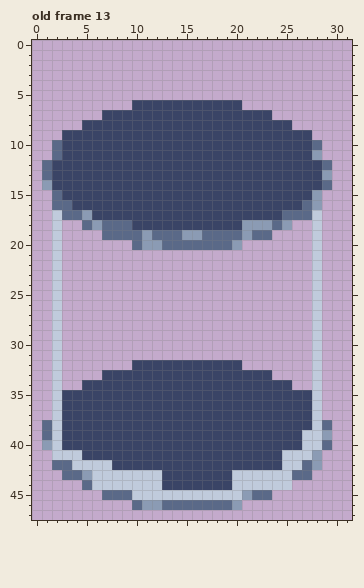
Pixel-art file, stored at Assets/Textures/Aseprite Filer/TestTube_Animations.aseprite. Above is the file before it was changed.
48x48 pixels, 13 frames. Shown: old frame 13. The old version is drawn lined up with the new one, on the new canvas.
And afterwards:
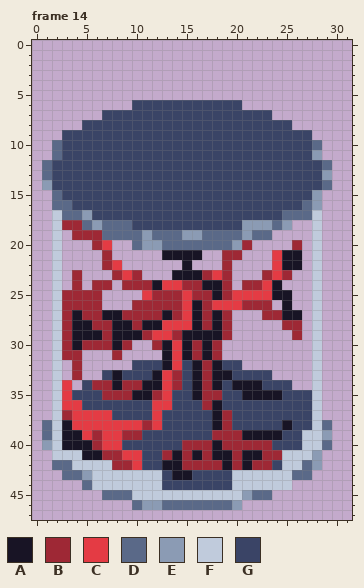
Palette (. is transparent): A #181425  B #9e2835  C #e43b44  D #5a6988  E #8b9bb4  F #c0cbdc  G #3a4466
Difference:
canvas 48x48 -> 32x48 (the part of the old canvas that was cut away was empty and is not shown)
frames 13 -> 14
Frame 14 against old frame 13:
y 18: x 3..4 .. -> BB
y 19: x 4..6 ... -> BBB
y 20: x 6..7 .. -> BC; x 21 . -> B; x 26 . -> B
y 21: x 7 . -> B; x 13..16 .... -> AAAA; x 19..20 .. -> BB; x 24..26 ... -> CAA
y 22: x 7..8 .. -> BC; x 15 . -> A; x 19 . -> B; x 24..26 ... -> CAA
y 23: x 4 . -> B; x 8..10 ... -> BCB; x 14..19 ...... -> AAABCB; x 23..25 ... -> BCB
y 24: x 4 . -> B; x 6..7 .. -> BB; x 9..19 ........... -> BBBACCBBAAB; x 21..24 .... -> BBCA
y 25: x 3..6 .... -> BBBB; x 11..25 ............... -> CBBBCBBABCCCCAA
y 26: x 3..6 .... -> BBBB; x 10..23 .............. -> BBBBBCABCCCBBB; x 25 . -> A
y 27: x 3..19 ................. -> BABBAABBBBABCABAB; x 23..26 .... -> BBAA
y 28: x 3..19 ................. -> BAABBAABAACCCABAB; x 25..26 .. -> BB
y 29: x 3..19 ................. -> BAAABAAABCCBAAAAB; x 26 . -> B
y 30: x 3..9 ....... -> BABBBAB; x 12..18 ....... -> BACABAB
y 31: x 3..4 .. -> BB; x 8 . -> B; x 13..18 ...... -> ACABAB
y 32: x 4 . -> B; x 13..14 GG -> AC; x 16..18 GGG -> ABA
y 33: x 4 . -> B; x 8 G -> A; x 12..14 GGG -> ACB; x 16..19 GGGG -> ABAA
y 34: x 3 . -> C; x 6..14 GGGGGGGGG -> BBABBAACB; x 16..18 GGG -> ABA; x 20..22 GGG -> AAA
y 35: x 3 G -> C; x 7..13 GGGGGGG -> BBBAABC; x 16..18 GGG -> ABB; x 21..24 GGGG -> AAAA
y 36: x 3..4 GG -> CC; x 12..13 GG -> CC; x 17..18 GG -> BA
y 37: x 3..7 GGGGG -> BCCCC; x 12 G -> C; x 18..19 GG -> AB
y 38: x 3..12 GGGGGGGGGG -> ACCCCCCCBC; x 18..19 GG -> AB; x 25 G -> A
y 39: x 3..10 GGGGGGGG -> AACBCCBB; x 18..24 GGGGGGG -> BBBAAAA
y 40: x 3..8 GGGGGG -> AAABCC; x 15..23 GGGGGGGGG -> BBBABBBBB
y 41: x 5..10 GGGGGG -> AABBCC; x 13..24 GGGGGGGGGGGG -> BABABAABAABB
y 42: x 8..10 GGG -> BBC; x 13..23 GGGGGGGGGGG -> AABBBBABABB
y 43: x 14..15 GG -> AA
